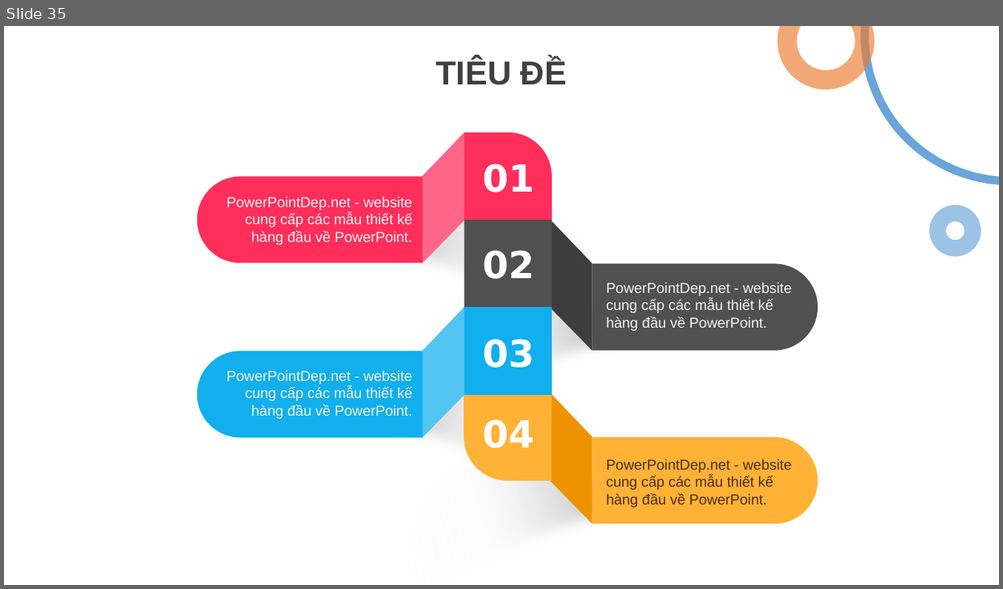
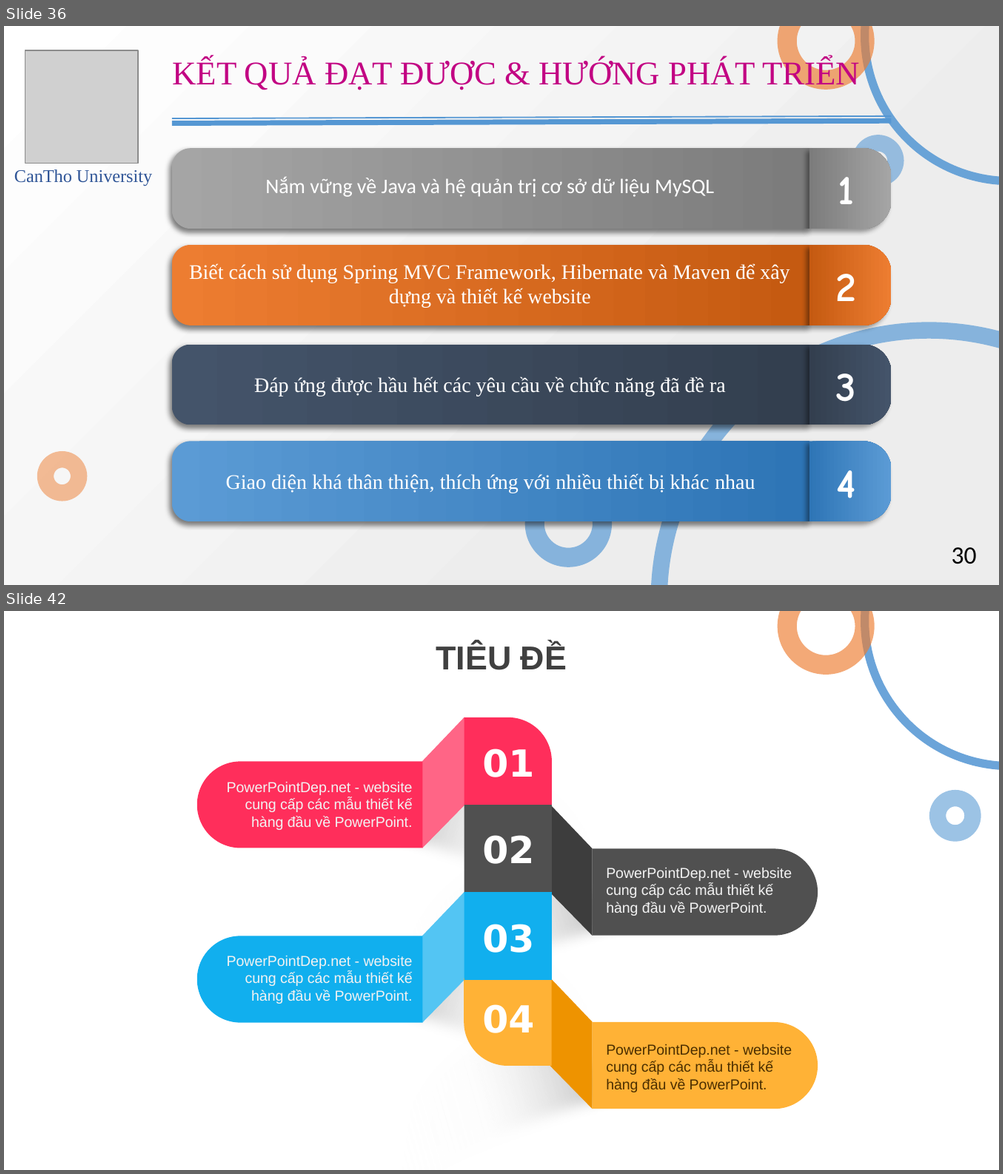
Before and after one commit to lethanhtan/TMA_CTU_Thesis, a slide deck: doc/TMA_CTU_Thesis_Presentation_Ver2.pptx. Shown one above the other, each under a label of ours: slide 35 before the commit, slides 36 and 42 after it; the slides between them are not shown. The pictures are 1003x589 and 1003x1174 pixels, drawn with LibreOffice and Linux fonts; fonts in the diff are those of the drawing; grey boxes stand for pictures. Boxes give left, top, right and bottom in pixels: in the first picture for what was removed or moved away, otherwise in the second. Text is boxed around its words. In the diff, an @@ line names an element or a change of style, - is before the commit and + after.

```diff
--- a/doc/TMA_CTU_Thesis_Presentation_Ver2.pptx
+++ b/doc/TMA_CTU_Thesis_Presentation_Ver2.pptx
@@ slide 36 added at (4, 26, 999, 585), background gradient #FFFFFF to #EEEEEE @@
@@ arc (boxed as its full ellipse) added at (787, 26, 865, 80), outline #ED7D31 14 pt @@
@@ arc (boxed as its full ellipse) added at (865, 26, 999, 181), outline #5B9BD5 6 pt @@
@@ picture added at (25, 51, 137, 163) @@
@@ text added at (172, 59, 859, 92), 24 pt, text #C20483 @@
+KẾT QUẢ ĐẠT ĐƯỢC & HƯỚNG PHÁT TRIỂN
@@ line added from (172, 124) to (891, 121), #5698D3 3.75 pt @@
@@ line added from (172, 118) to (891, 116), #5698D3 1 pt @@
@@ ellipse added at (860, 144, 895, 178), outline #5B9BD5 12 pt @@
@@ text added at (14, 170, 152, 186), 13 pt, text #2F5597 @@
+CanTho University
@@ group added at (171, 148, 891, 229): 2 round same rects, 2 texts @@
+1
+Nắm vững về Java và hệ quản trị cơ sở dữ liệu MySQL
@@ group added at (171, 244, 891, 325): 2 round same rects, 2 texts @@
+2
+Biết cách sử dụng Spring MVC Framework, Hibernate và Maven để xây dựng và thiết kế website
@@ arc (boxed as its full ellipse) added at (658, 330, 999, 585), outline #5B9BD5 12 pt @@
@@ group added at (173, 345, 891, 426): 2 round same rects, 2 texts @@
+3
+Đáp ứng được hầu hết các yêu cầu về chức năng đã đề ra
@@ ellipse added at (45, 460, 79, 494), outline #ED7D31 12 pt @@
@@ group added at (173, 441, 891, 522): 2 round same rects, 2 texts @@
+4
+Giao diện khá thân thiện, thích ứng với nhiều thiết bị khác nhau
@@ ellipse added at (534, 491, 602, 558), outline #5B9BD5 14 pt @@
@@ text added at (951, 548, 976, 565), 18 pt, text #000000 @@
+30
@@ what was slide 35 is now slide 42 @@
```
Also in this commit, not shown: 32 slides changed, 13 other slides added, 2 slides removed.
